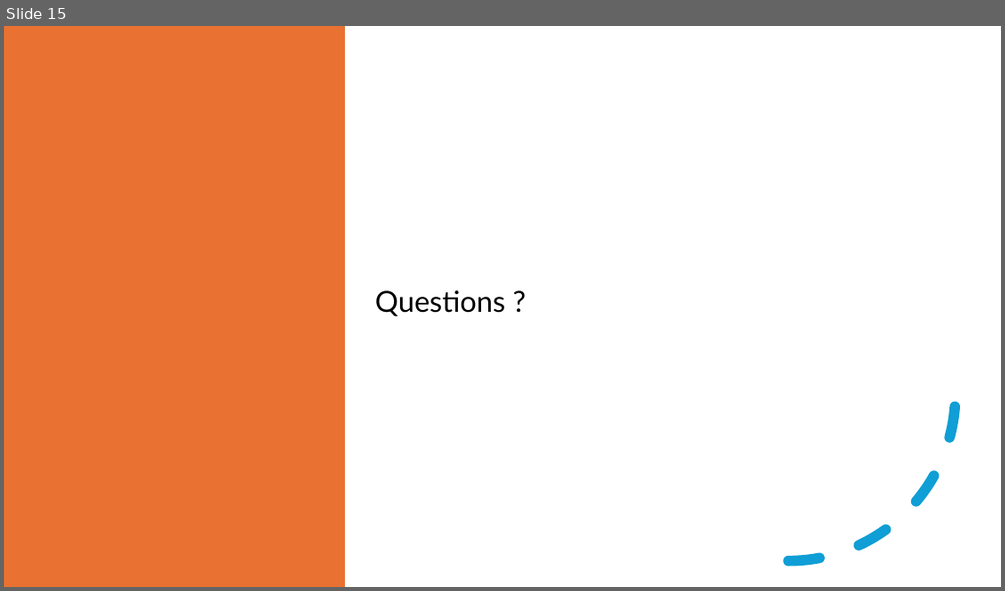
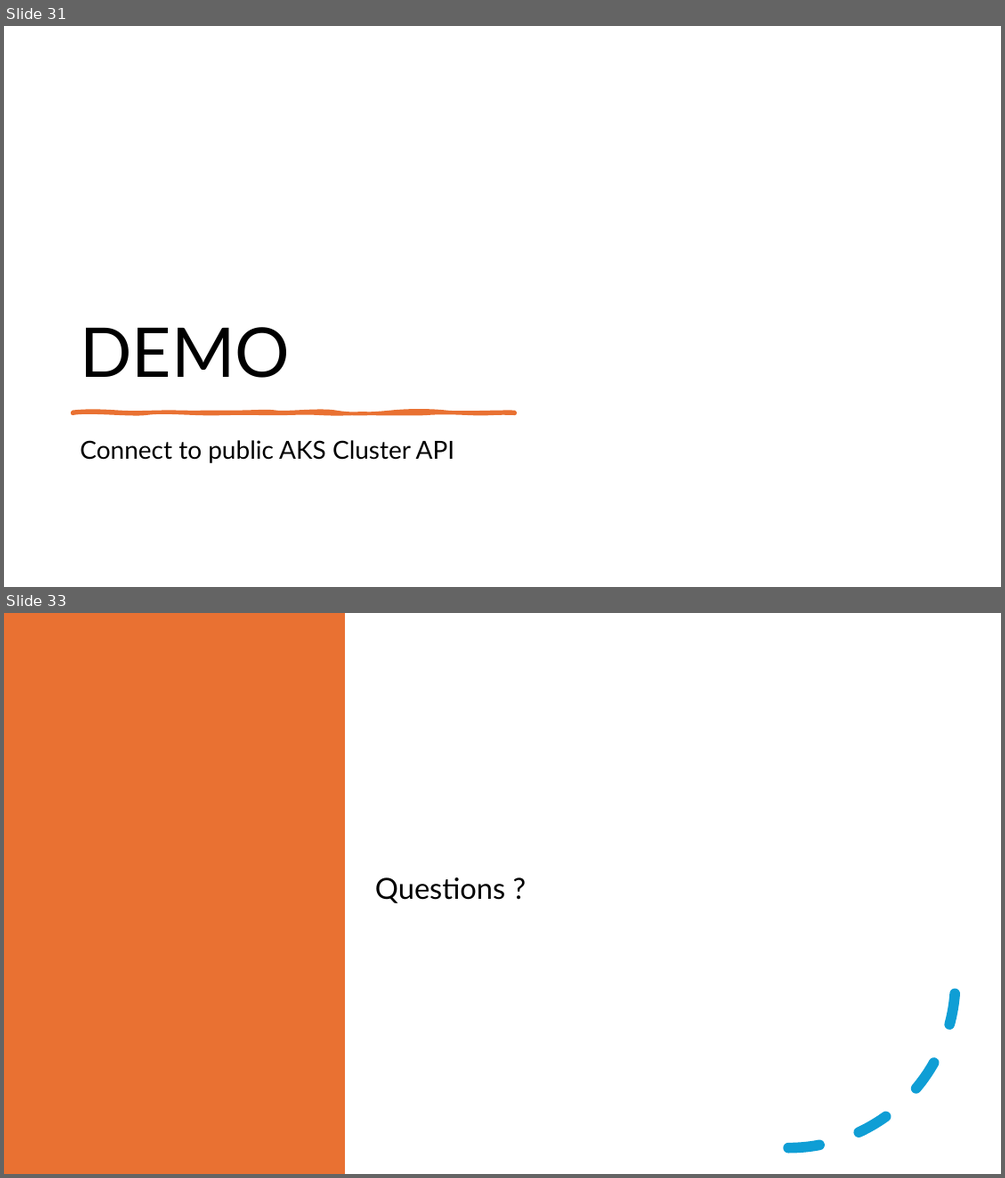
Before and after one commit to fhbilgen/AKSWorkshop, a slide deck: AKS_01_Core_and_Setup.pptx. Shown one above the other, each under a label of ours: slide 15 before the commit, slides 31 and 33 after it; the slides between them are not shown. The pictures are 1005x591 and 1005x1178 pixels, drawn with LibreOffice and Linux fonts; fonts in the diff are those of the drawing. Boxes give left, top, right and bottom in pixels: in the first picture for what was removed or moved away, otherwise in the second. Text is boxed around its words. In the diff, an @@ line names an element or a change of style, - is before the commit and + after.

Commit message:
Completed the Zone and Private Cluster topics

```diff
--- a/AKS_01_Core_and_Setup.pptx
+++ b/AKS_01_Core_and_Setup.pptx
@@ slide 31 added at box(4, 26, 1001, 587), background #FFFFFF @@
@@ title added at box(80, 327, 290, 378), 66 pt, text #000000 @@
+DEMO
@@ freeform shape added at box(73, 412, 516, 413), fill #E97132, outline #E97132 3.25 pt @@
@@ text added at box(80, 440, 455, 463), 24 pt, text #000000 @@
+Connect to public AKS Cluster API
@@ what was slide 15 is now slide 33 @@
```
Also in this commit, not shown: 17 other slides added, 11 other files.
